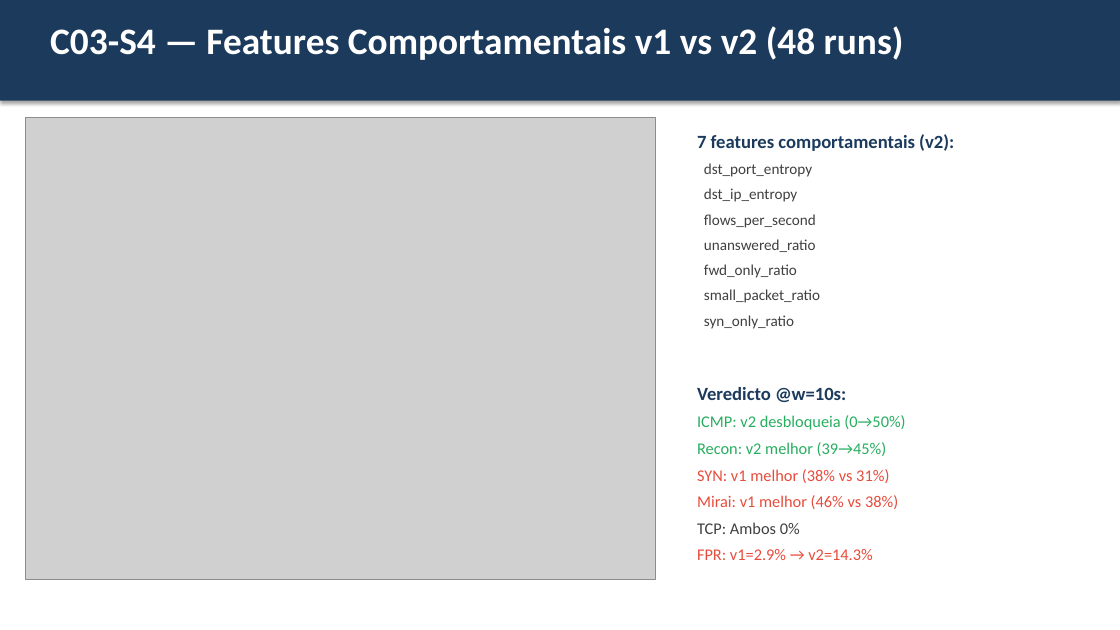
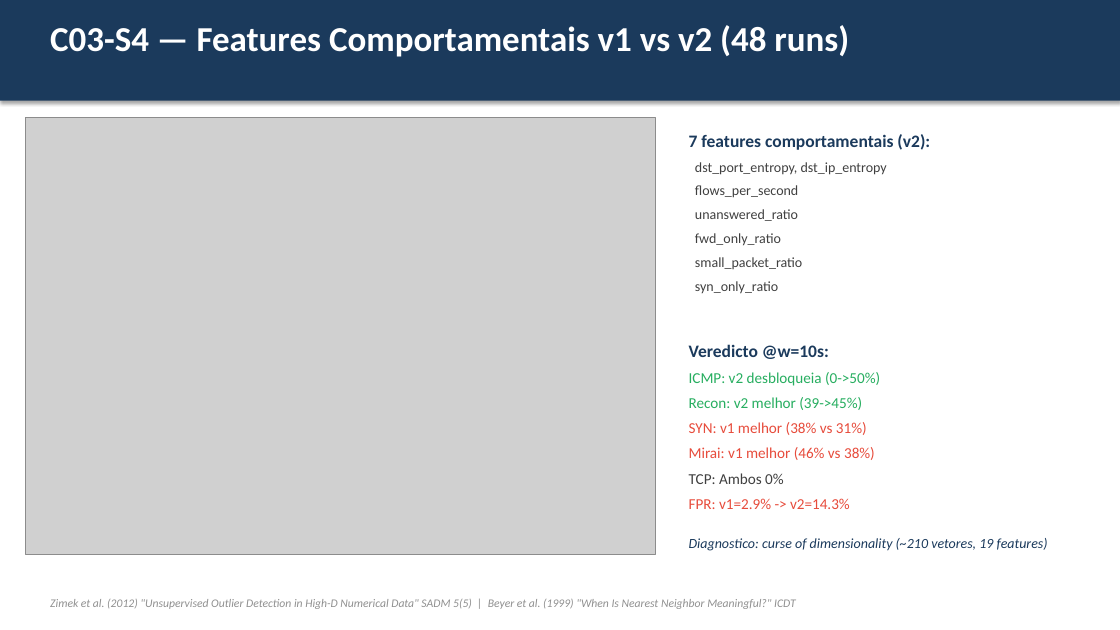
Before and after one commit to agvicente/final-project, a slide deck: slide 14 of docs/meeting/2026-03-19-advisor-meeting.pptx (slide 8 before the commit). Drawn at 1120x630 pixels with LibreOffice and Linux fonts; fonts in the diff are those of the drawing; grey boxes stand for pictures. Boxes give left, top, right and bottom in pixels: in the first picture for what was removed or moved away, otherwise in the second. Text is boxed around its words. In the diff, an @@ line names an element or a change of style, - is before the commit and + after.

```diff
--- a/docs/meeting/2026-03-19-advisor-meeting.pptx
+++ b/docs/meeting/2026-03-19-advisor-meeting.pptx
@@ text "C03-S4 — Features Comportamentais v1 ..." at (x1=50, y1=25, x2=849, y2=57): size 32 to 30 pt @@
@@ picture resized from (x1=25, y1=118, x2=655, y2=580) to (x1=25, y1=118, x2=655, y2=555) @@
@@ text "7 features comportamentais (v2):" moved from (x1=697, y1=134, x2=954, y2=329) to (x1=689, y1=134, x2=930, y2=294) @@
@@ text at (x1=689, y1=134, x2=930, y2=294): size 16 to 15 pt in "7 features comportamentais (v2):"; size 13 to 12 pt in "flows_per_second", "unanswered_ratio", "fwd_only_ratio", "small_packet_ratio" and 1 more places @@
@@ text at (x1=695, y1=162, x2=887, y2=175): text changed; size 13 to 12 pt @@
-dst_port_entropy
-dst_ip_entropy
+dst_port_entropy, dst_ip_entropy
@@ text "Veredicto @w=10s:" moved from (x1=697, y1=387, x2=905, y2=560) to (x1=689, y1=344, x2=1048, y2=551) @@
@@ text at (x1=689, y1=344, x2=875, y2=484): size 16 to 15 pt in "Veredicto @w=10s:"; size 14 to 13 pt in "SYN: v1 melhor (38% vs 31%)", "Mirai: v1 melhor (46% vs 38%)", "TCP: Ambos 0%" @@
@@ text at (x1=689, y1=372, x2=880, y2=410): text changed; size 14 to 13 pt @@
-ICMP: v2 desbloqueia (0→50%)
-Recon: v2 melhor (39→45%)
+ICMP: v2 desbloqueia (0->50%)
+Recon: v2 melhor (39->45%)
@@ text at (x1=689, y1=498, x2=1048, y2=551): text changed; size 14 to 12 pt; text colour #E74C3C to #1B3A5C; italic on @@
-FPR: v1=2.9% → v2=14.3%
+FPR: v1=2.9% -> v2=14.3%
+Diagnostico: curse of dimensionality (~210 vetores, 19 features)
@@ text added at (x1=50, y1=599, x2=796, y2=609), 10 pt, text #909090, italic @@
+Zimek et al. (2012) "Unsupervised Outlier Detection in High-D Numerical Data" SADM 5(5) | Beyer et al. (1999) "When Is Nearest Neighbor Meaningful?" ICDT
```
Also in this commit, not shown: 6 other slides changed, 15 slides added, 7 slides removed, 7 other files.
